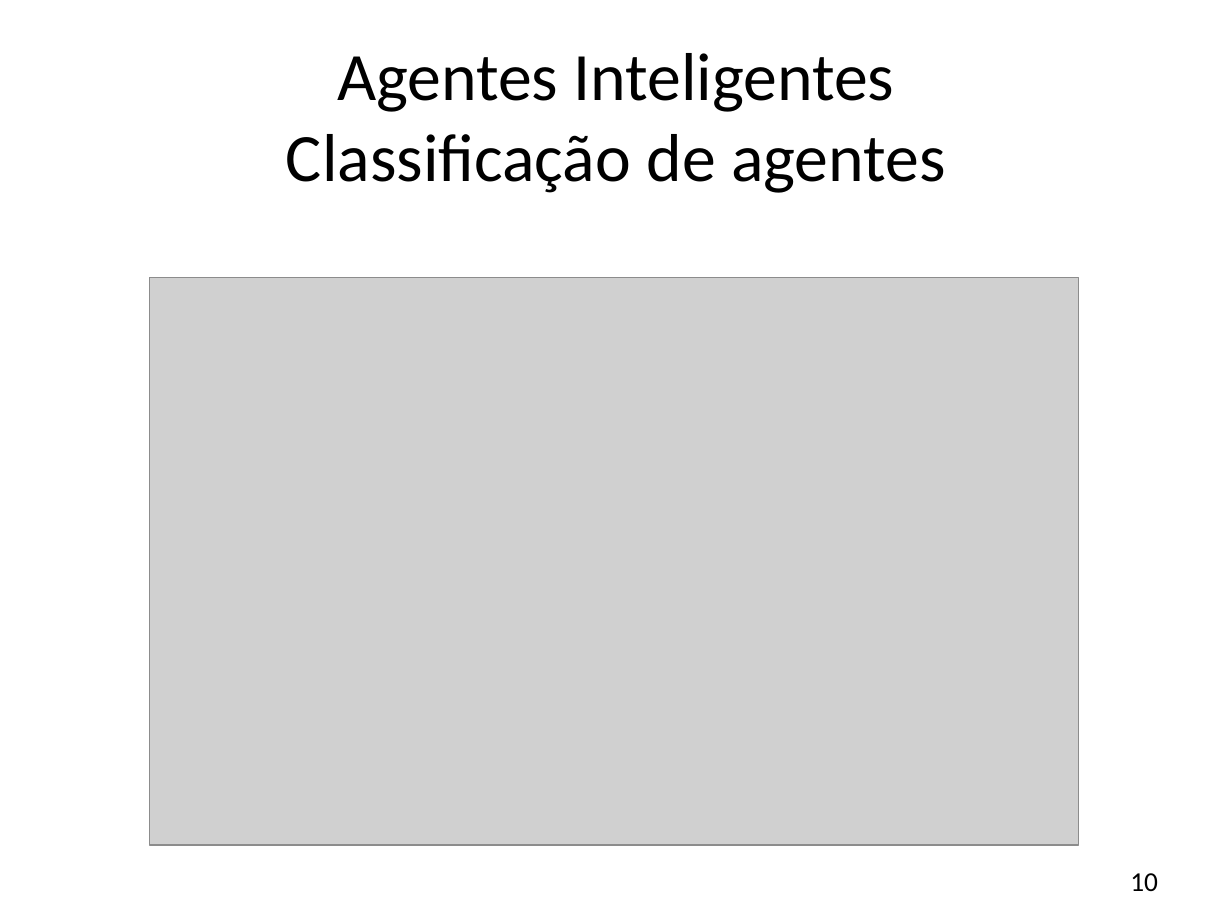
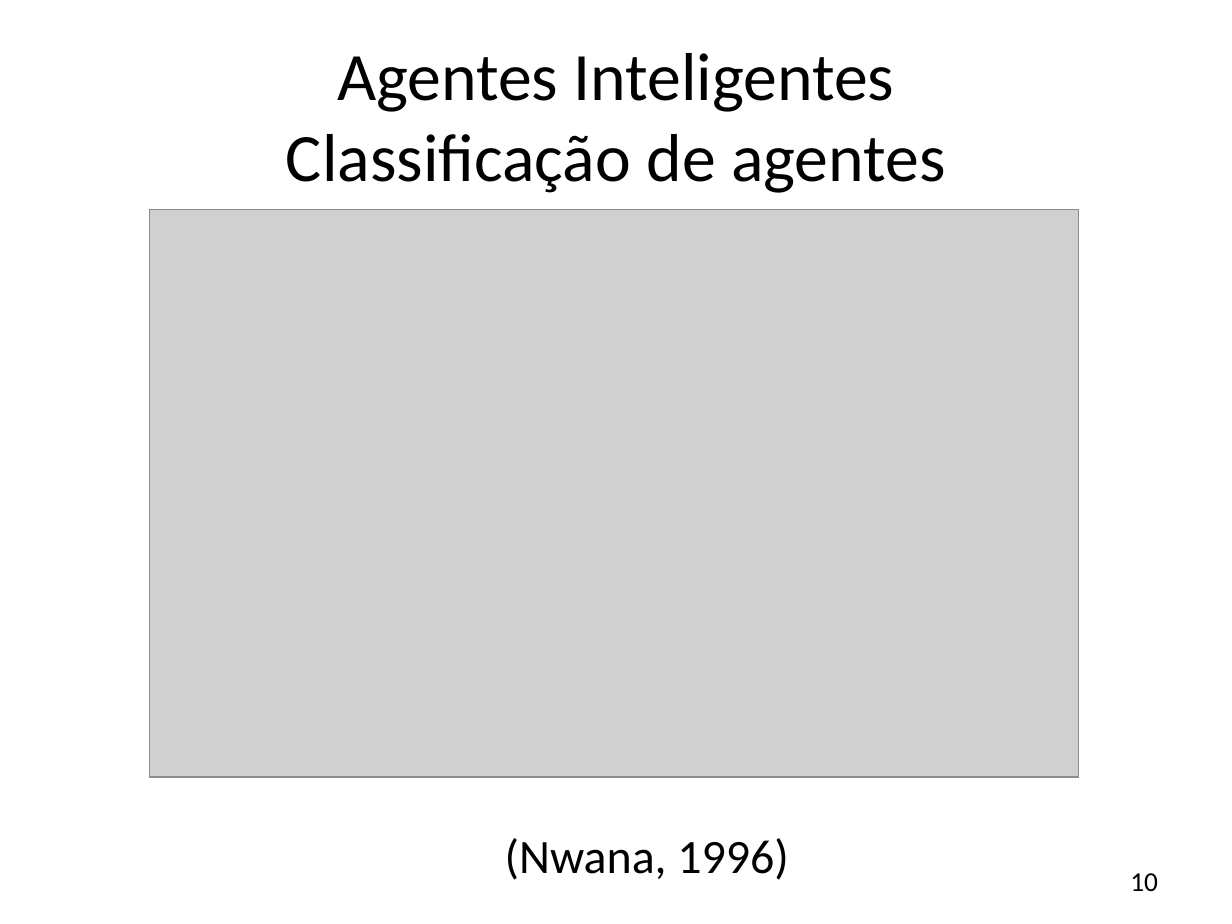
Before and after one commit to JonathanOhara/dissertacao, a slide deck: slide 10 of Apresentação Qualificação.pptx. Drawn at 1232x924 pixels with LibreOffice and Linux fonts; fonts in the diff are those of the drawing; grey boxes stand for pictures; background and template pictures are left out. Boxes give left, top, right and bottom in pixels: in the first picture for what was removed or moved away, otherwise in the second. Text is boxed around its words. In the diff, an @@ line names an element or a change of style, - is before the commit and + after.

```diff
--- a/Apresentação Qualificação.pptx
+++ b/Apresentação Qualificação.pptx
@@ picture: place and size @@
-picture at [149, 277, 1079, 845]
+picture at [149, 209, 1079, 777]
@@ text added at [505, 838, 788, 880], 28 pt, text #000000 @@
+  (Nwana, 1996)
```
Also in this commit, not shown: 8 other slides changed, 1 slide removed.
